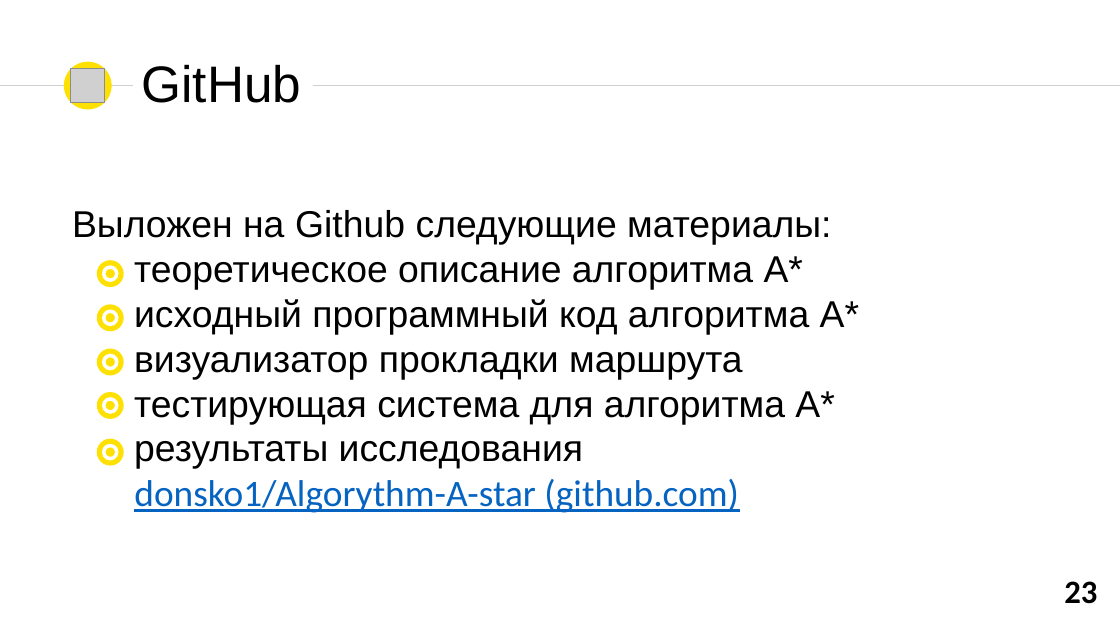
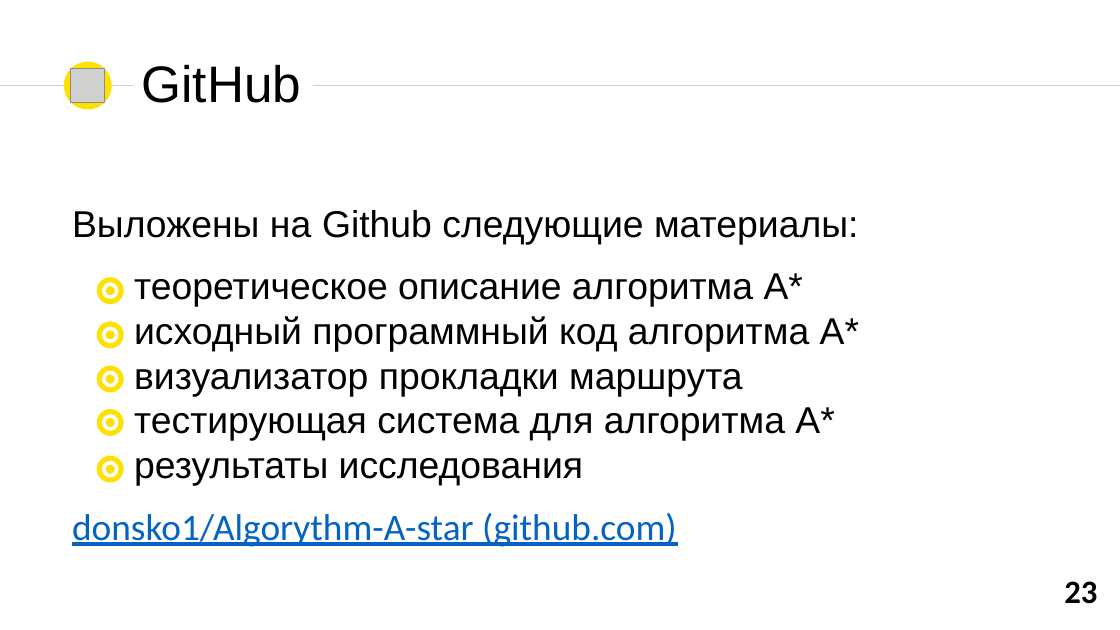
Before and after one commit to donsko1/Algorythm-A-star, a slide deck: slide 23 of Алгоритм А.pptx. Drawn at 1120x630 pixels with LibreOffice and Linux fonts; fonts in the diff are those of the drawing; grey boxes stand for pictures. Boxes give left, top, right and bottom in pixels: in the first picture for what was removed or moved away, otherwise in the second. Text is boxed around its words. In the diff, an @@ line names an element or a change of style, - is before the commit and + after.

```diff
--- a/Алгоритм А.pptx
+++ b/Алгоритм А.pptx
@@ text at (72,210,858,245): text changed @@
-Выложен на Github следующие материалы:
+Выложены на Github следующие материалы:
@@ ellipse: place and size @@
-ellipse at (97,304,124,331)
+ellipse at (97,322,124,349)
@@ ellipse: place and size @@
-ellipse at (104,355,118,369)
+ellipse at (104,373,118,386)
@@ 8 ellipses: place and size @@
-8 ellipses at (97,260,124,465)
+8 ellipses at (97,277,124,482)
```
Also in this commit, not shown: 7 other slides changed.
